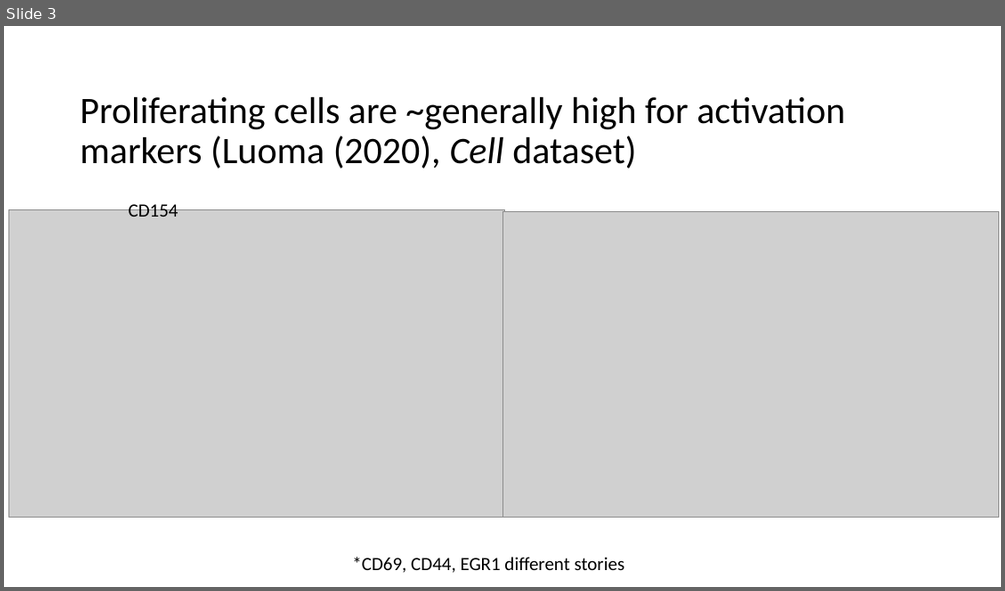
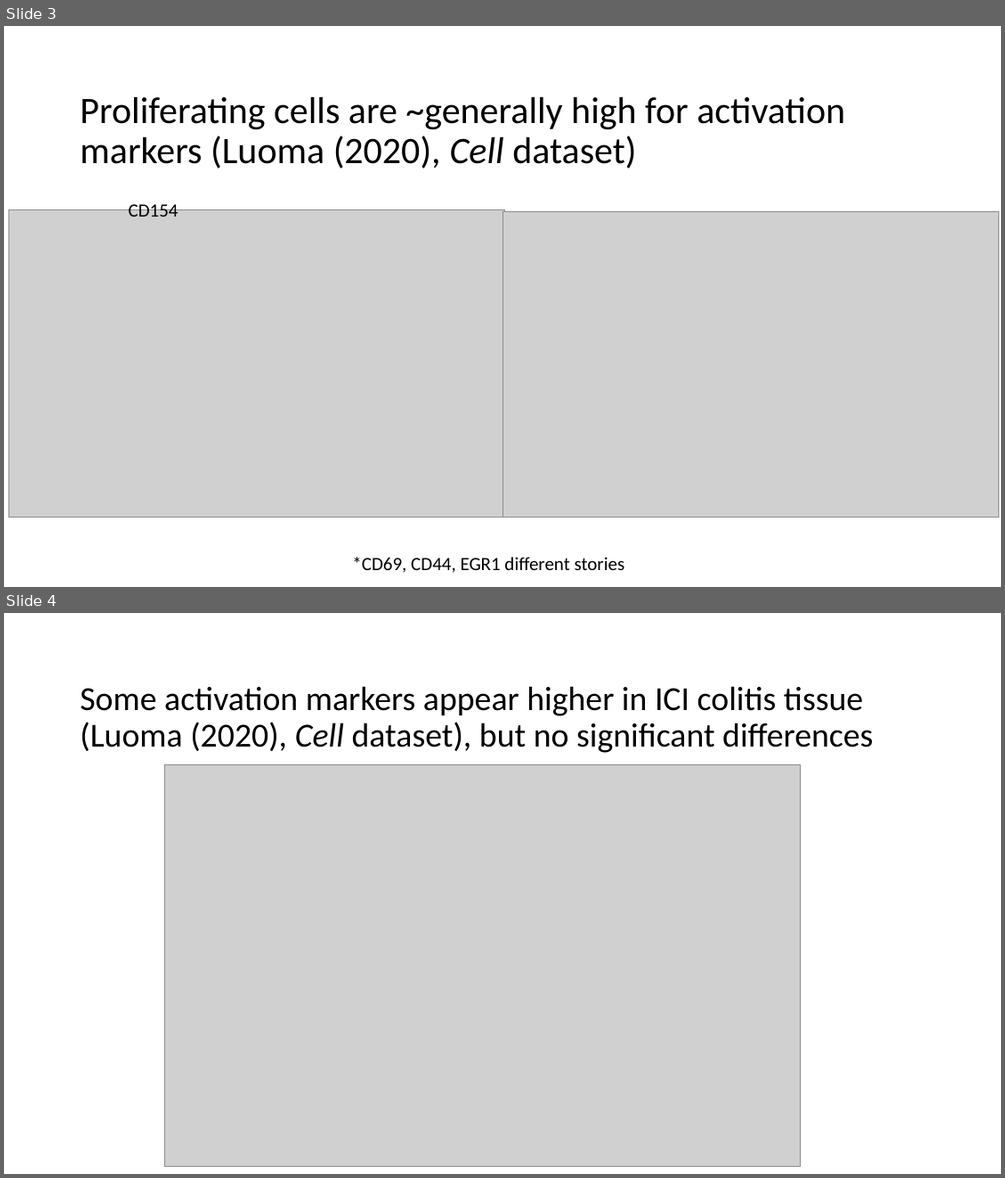
Before and after one commit to tybottorff/bottorffdocs, a slide deck: presentations/weekly_meetings/3_28_24.pptx. Shown one above the other, each under a label of ours: slide 3 before the commit, slides 3 and 4 after it. The pictures are 1005x591 and 1005x1178 pixels, drawn with LibreOffice and Linux fonts; fonts in the diff are those of the drawing; grey boxes stand for pictures. Boxes give left, top, right and bottom in pixels: in the first picture for what was removed or moved away, otherwise in the second. Text is boxed around its words. In the diff, an @@ line names an element or a change of style, - is before the commit and + after.

```diff
--- a/presentations/weekly_meetings/3_28_24.pptx
+++ b/presentations/weekly_meetings/3_28_24.pptx
@@ slide 4 added at [4,613,1001,1174], background #FFFFFF @@
@@ title added at [80,686,873,753], 32.4 pt, text #000000 @@
+Some activation markers appear higher in ICI colitis tissue (Luoma (2020), Cell dataset), but no significant differences
@@ picture added at [165,765,801,1167] @@
```
Also in this commit, not shown: 1 slide changed, 3 other slides added, 2 slides removed.
